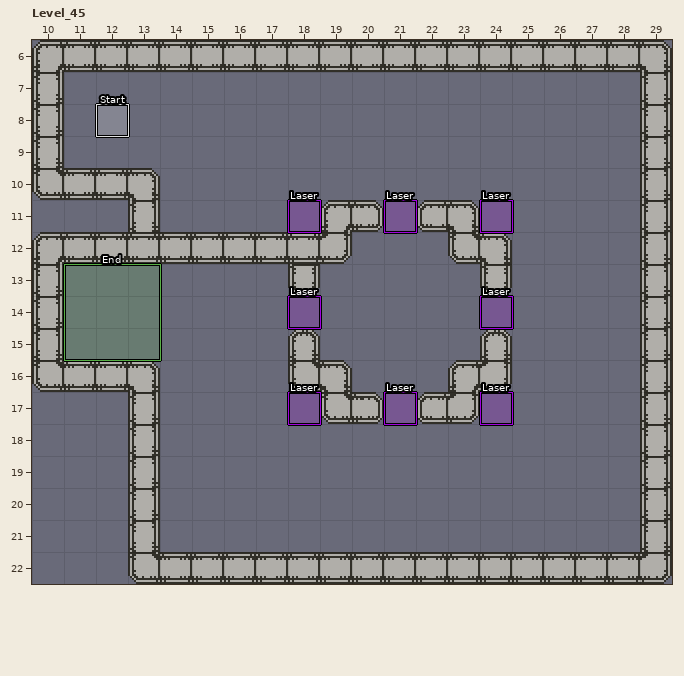
A LDtk project gets an edit: source/data/world.ldtk. Above, as it was before the edit.
Cells are 16x16 px. Shown: Level_45 x 10..29, y 6..22. The commit also changed other parts of the map, which this record leaves out.
Once edited:
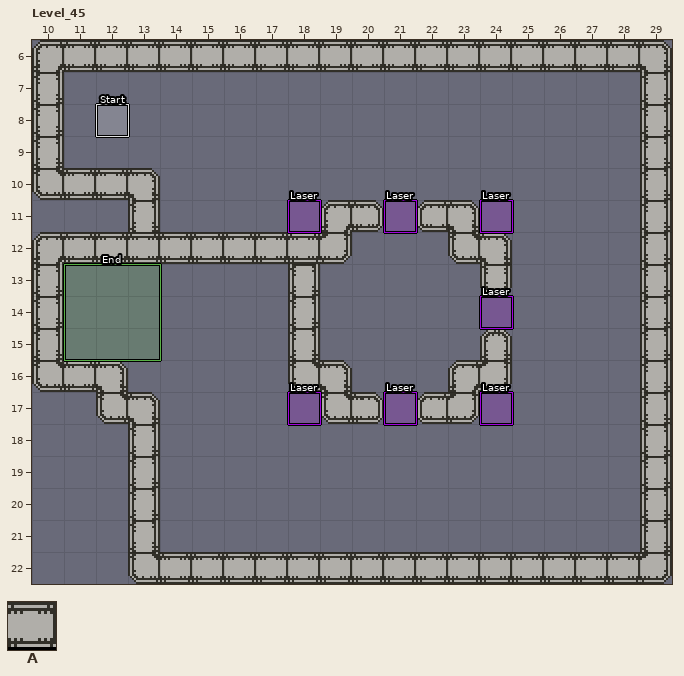
Key: from "Walls": A 1.
_ is an empty cell.
Objects are placed by their top-left corner, in cells (3,4 is the top-left corner of cell 3,4); size is 1x1 cell unless given.
Changes in this commit:
{"where": "layer \"Hazards\""}
{"was": "\"Laser\" rectangle at 18,14"}
{"where": "layer \"Walls\""}
{"y":14,"x":18,"old":"_","new":"A"}
{"y":16,"x":13,"old":"A","new":"_"}
{"y":17,"x":12,"old":"_","new":"A"}
